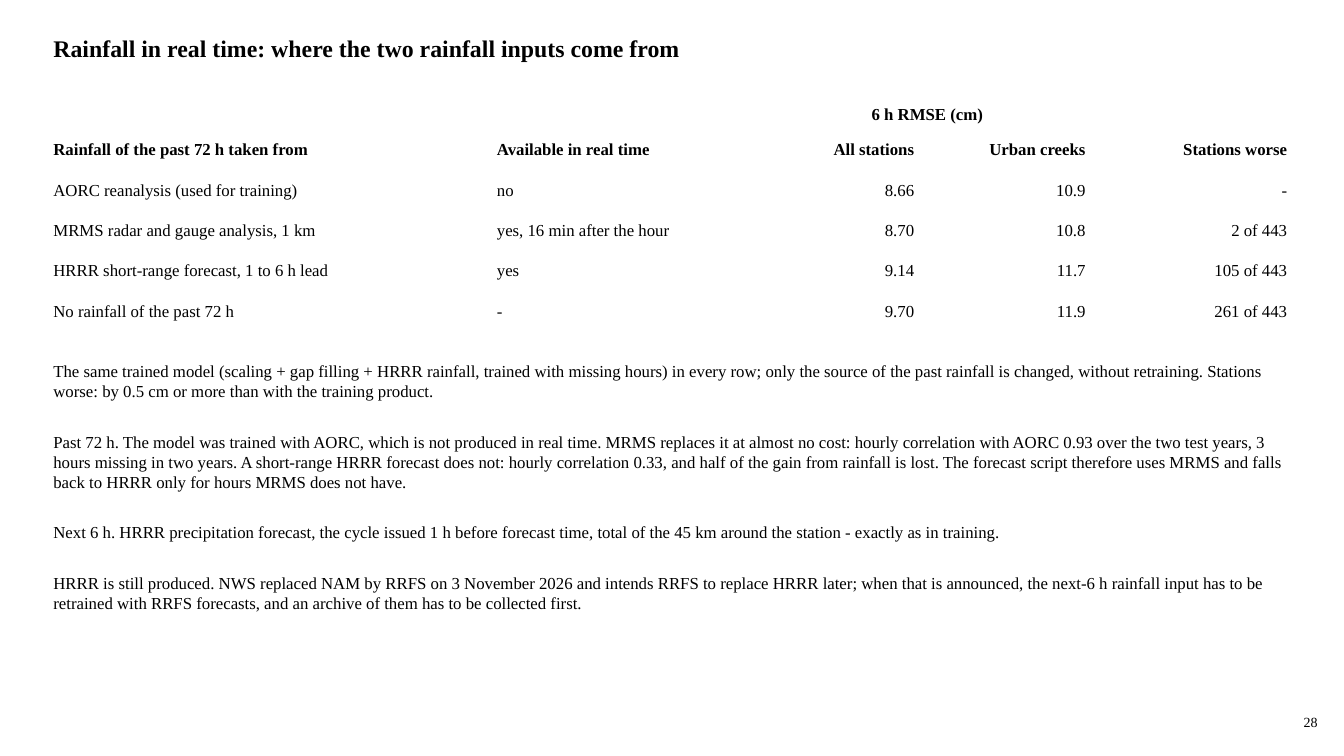
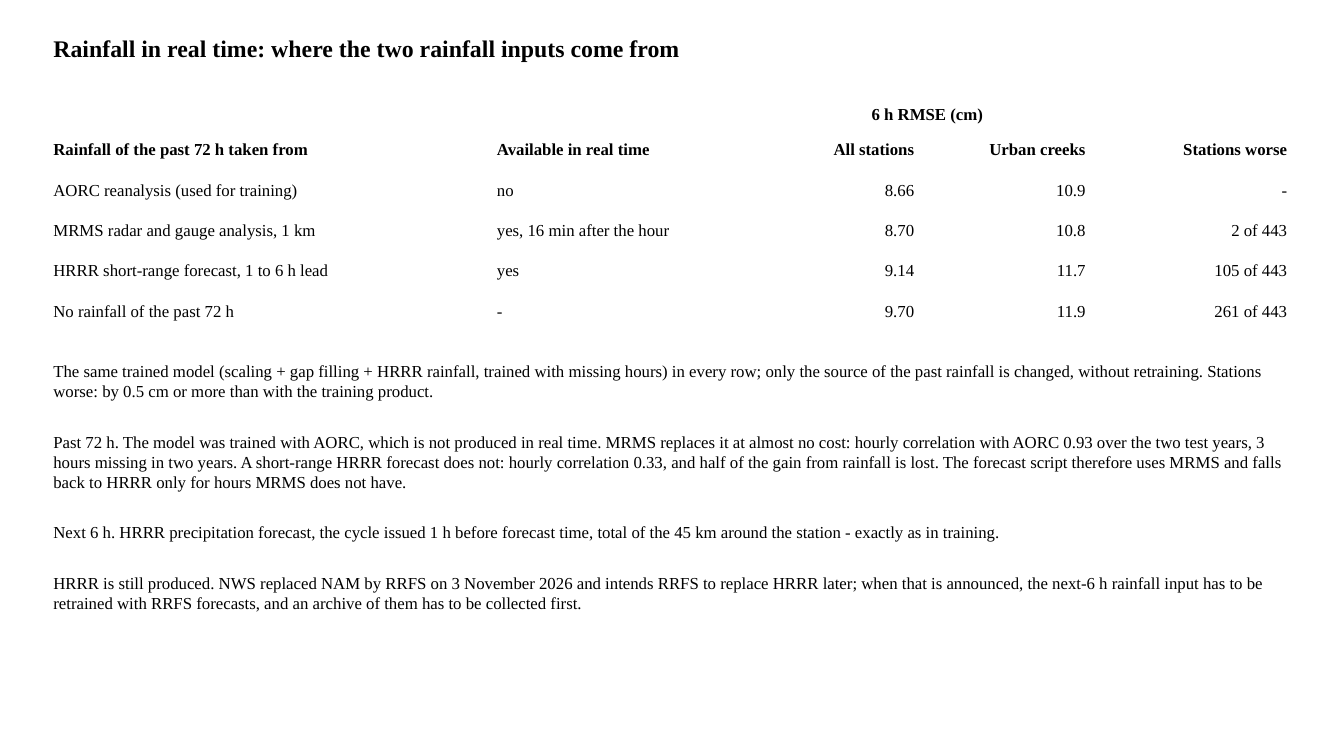
Before and after one commit to LaurenW1997/subdomainLSTM, a slide deck: slide 29 of deliverables/17_versions/version_comparison.pptx (slide 28 before the commit). Drawn at 1344x756 pixels with LibreOffice and Linux fonts; fonts in the diff are those of the drawing. Boxes give left, top, right and bottom in pixels: in the first picture for what was removed or moved away, otherwise in the second. Text is boxed around its words. In the diff, an @@ line names an element or a change of style, - is before the commit and + after.

```diff
--- a/deliverables/17_versions/version_comparison.pptx
+++ b/deliverables/17_versions/version_comparison.pptx
@@ text removed at box(1304, 717, 1318, 727) @@
-28
```
Also in this commit, not shown: 32 other slides changed, 1 slide added, 3 other files.
